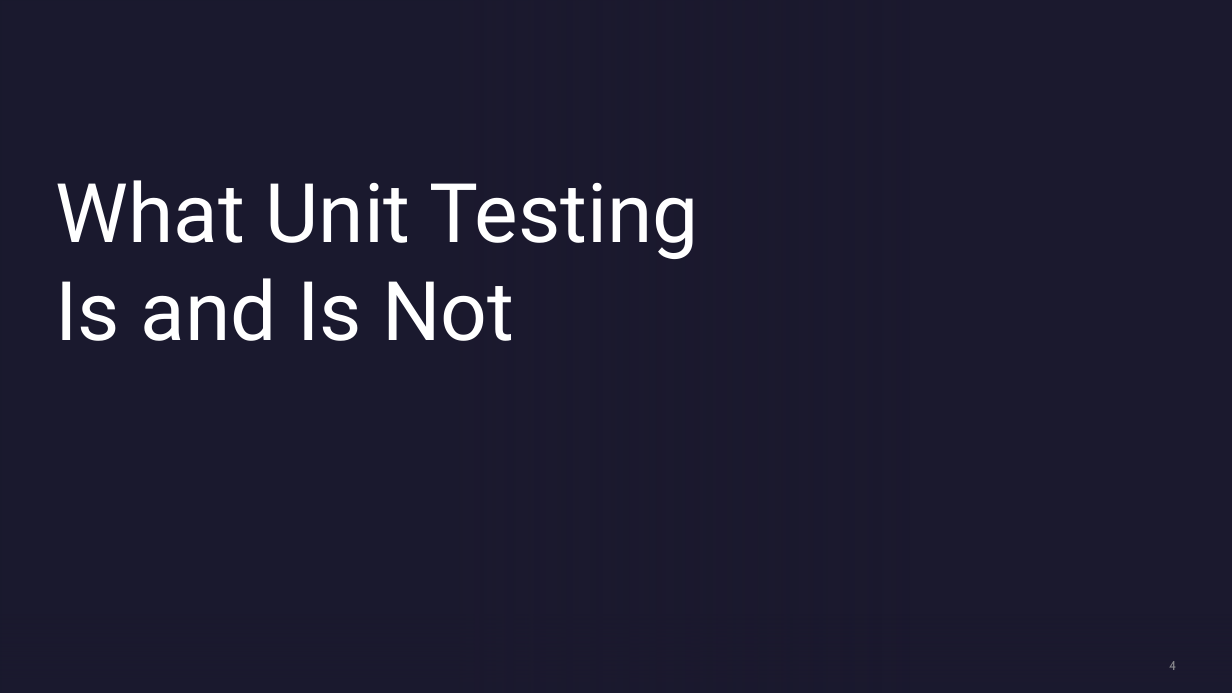
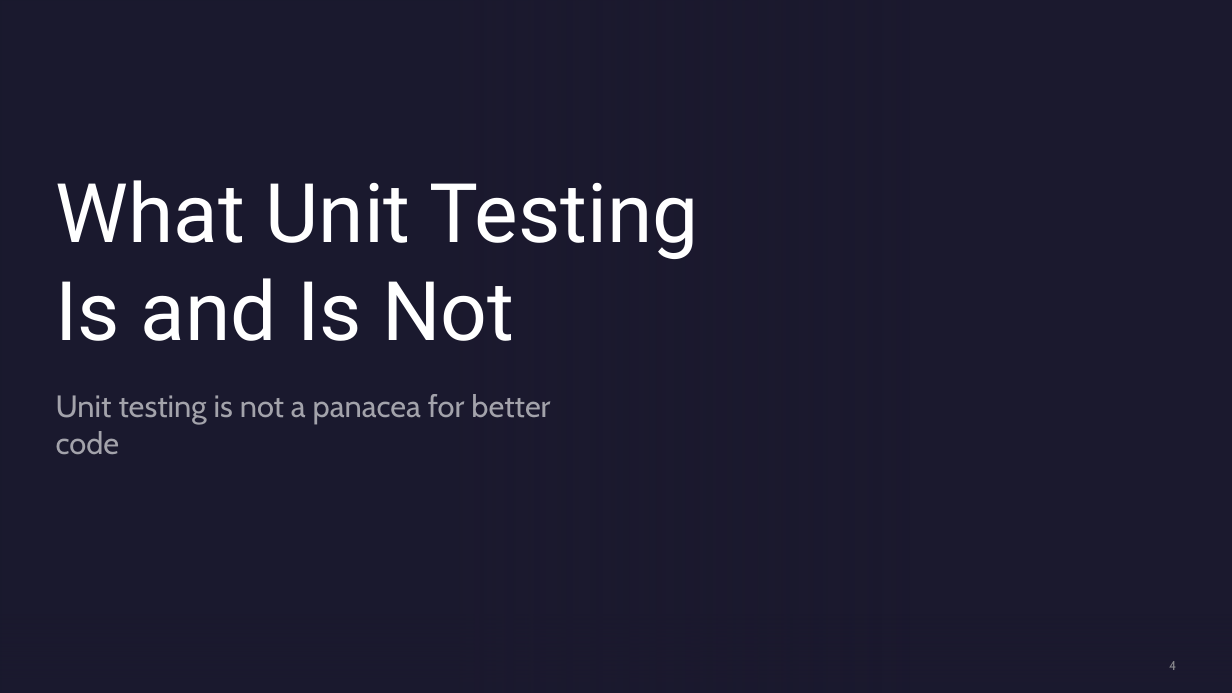
Before and after one commit to Three97/UnitTestingPresentation, a slide deck: slide 4 of PowerPoint/UnitTestingInCSharp.pptx. Drawn at 1232x693 pixels with LibreOffice and Linux fonts; fonts in the diff are those of the drawing; background and template pictures are left out. Boxes give left, top, right and bottom in pixels: in the first picture for what was removed or moved away, otherwise in the second. Text is boxed around its words. In the diff, an @@ line names an element or a change of style, - is before the commit and + after.

```diff
--- a/PowerPoint/UnitTestingInCSharp.pptx
+++ b/PowerPoint/UnitTestingInCSharp.pptx
@@ subtitle added at [56,394,550,454], 24 pt, text #FFFFFF at 60% opacity @@
+Unit testing is not a panacea for better code
```
Also in this commit, not shown: 10 other slides changed.
